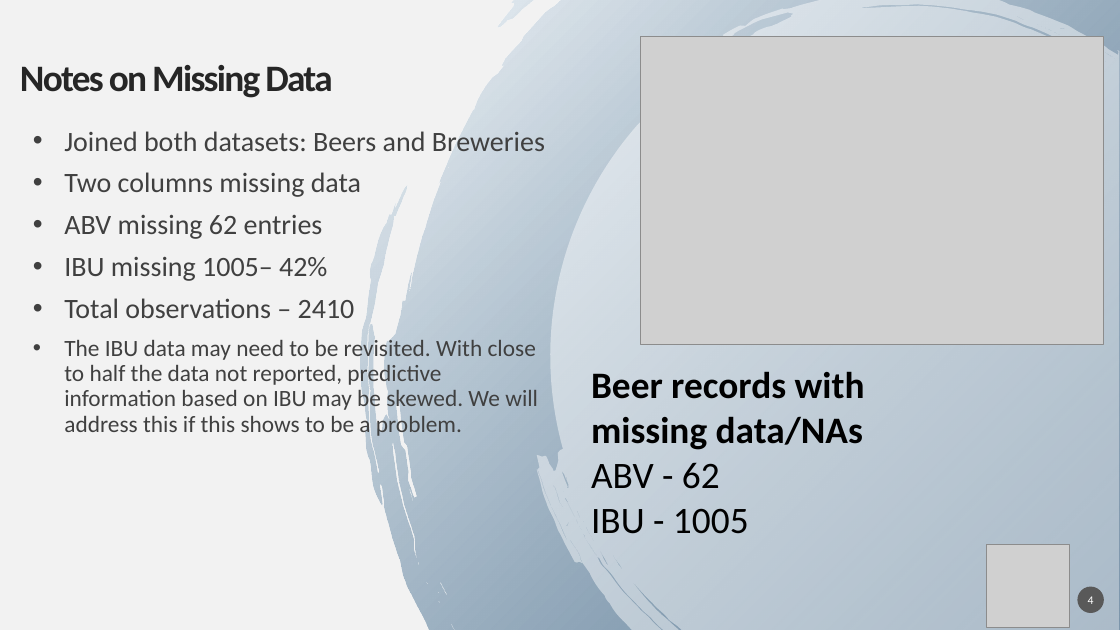
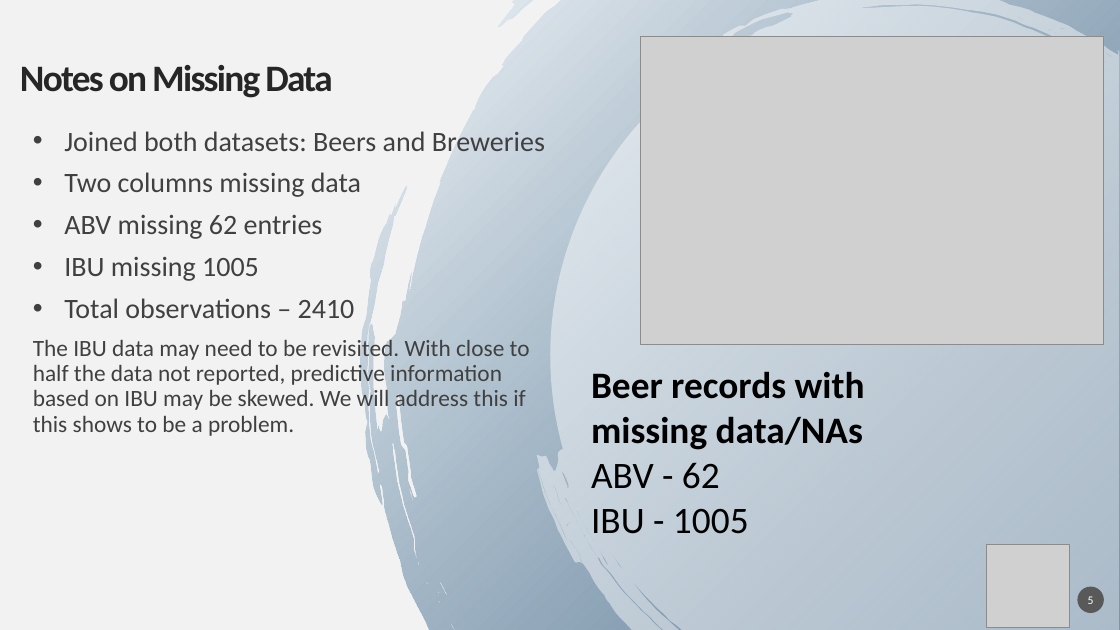
Before and after one commit to RudranilMitra/BeersAndBreweries, a slide deck: slide 5 of 2019 Brew Forward Project.pptx (slide 4 before the commit). Drawn at 1120x630 pixels with LibreOffice and Linux fonts; fonts in the diff are those of the drawing; grey boxes stand for pictures; background and template pictures are left out. Boxes give left, top, right and bottom in pixels: in the first picture for what was removed or moved away, otherwise in the second. Text is boxed around its words. In the diff, an @@ line names an element or a change of style, - is before the commit and + after.

```diff
--- a/2019 Brew Forward Project.pptx
+++ b/2019 Brew Forward Project.pptx
@@ text at box(64, 257, 259, 281): text changed @@
-• IBU missing 1005– 42%
+• IBU missing 1005
@@ text at box(33, 336, 530, 436): bullet • to none @@
@@ page number at box(1088, 596, 1094, 604): text changed @@
-4
+5
```
Also in this commit, not shown: 7 other slides changed.
